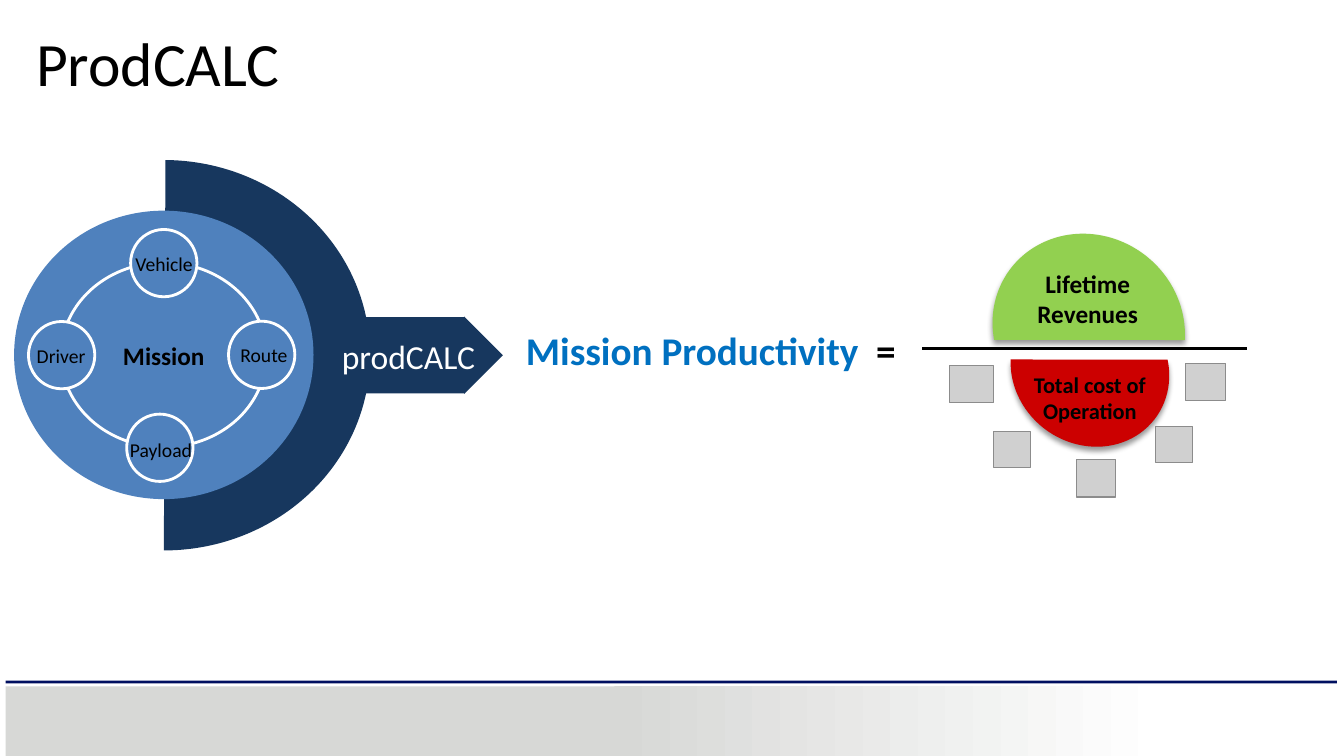
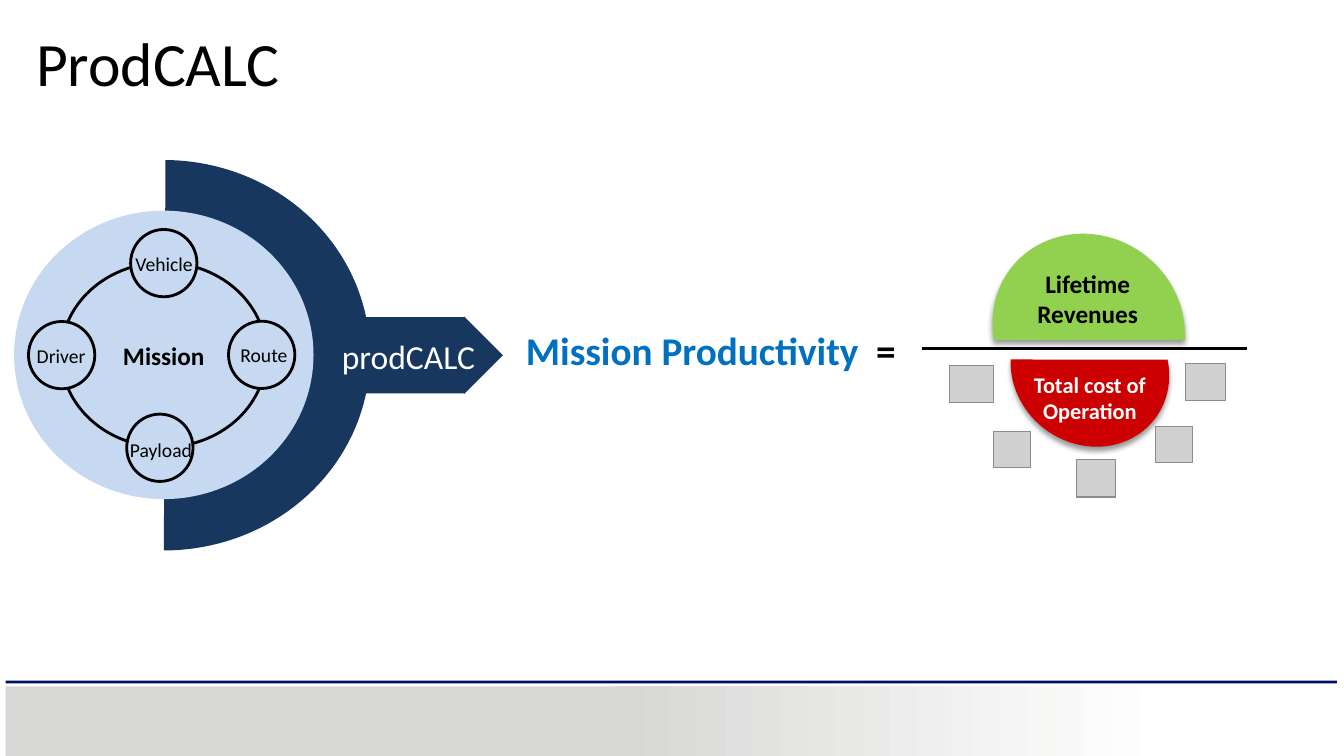
Before and after one commit to carthikvenkataraman/MasterThesis, a slide deck: slide 28 of ThesisReport/MasterThesisPresentation/MasterThesis-OptimisationOfDistributedPropulsionInLongHeavyVehicleCombinations.pptx (slide 17 before the commit). Drawn at 1344x756 pixels with LibreOffice and Linux fonts; fonts in the diff are those of the drawing; grey boxes stand for pictures; background and template pictures are left out. Boxes give left, top, right and bottom in pixels: in the first picture for what was removed or moved away, otherwise in the second. Text is boxed around its words. In the diff, an @@ line names an element or a change of style, - is before the commit and + after.

```diff
--- a/ThesisReport/MasterThesisPresentation/MasterThesis-OptimisationOfDistributedPropulsionInLongHeavyVehicleCombinations.pptx
+++ b/ThesisReport/MasterThesisPresentation/MasterThesis-OptimisationOfDistributedPropulsionInLongHeavyVehicleCombinations.pptx
@@ ellipse at (14,211,314,499): fill #4F81BD to #C6D9F1 @@
@@ ellipse at (62,262,267,447): outline #FFFFFF 2 pt to #000000 2 pt @@
@@ fill #4F81BD to #C6D9F1; outline #FFFFFF 2 pt to #000000 2 pt in 4 elements at (131,230,198,297), (229,322,295,389), (127,414,194,482), (28,322,95,389) @@
@@ text "Total cost of Operation" at (1034,377,1146,423): text colour #000000 to #FFFFFF @@
```
Also in this commit, not shown: 5 other slides changed, 14 slides added, 12 other files.
